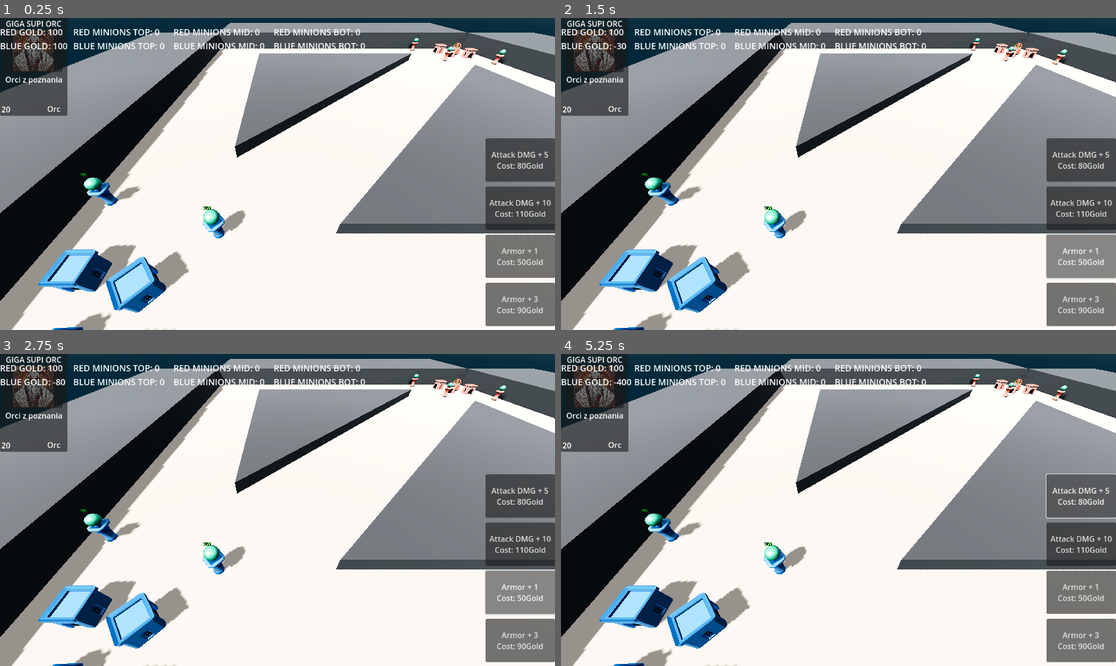
Above: before the commit, frames 1-4 (two rows, left to right).
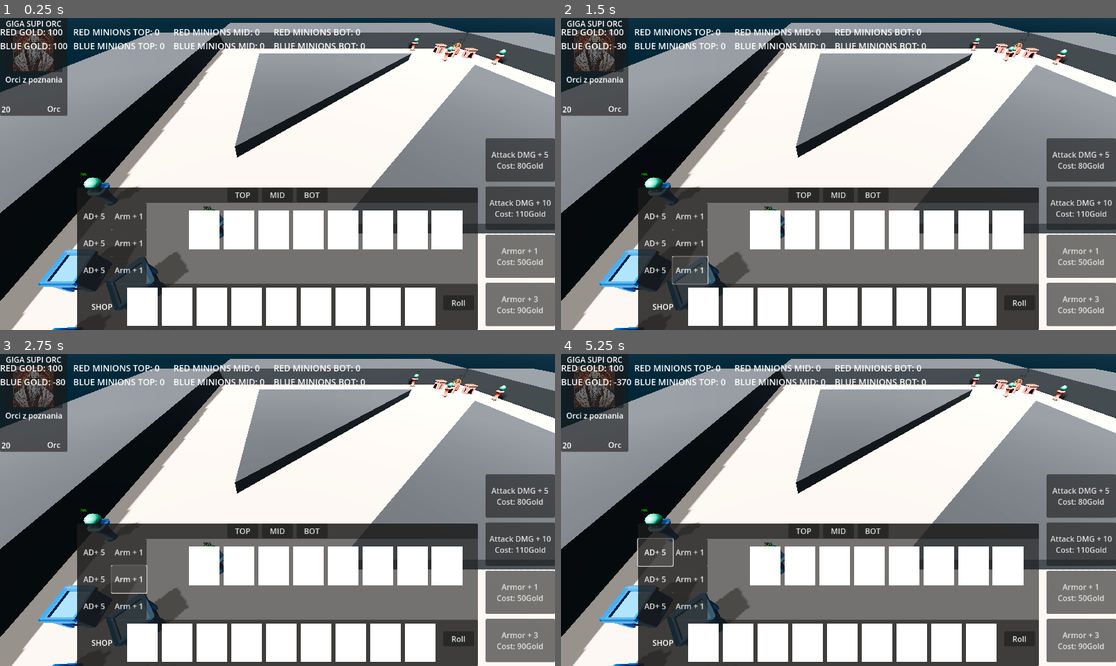
Above: after the commit, the same moments.

Repository: RadekGrzankowski/ChipsowyJam1
Game: Godot game, scene res://Scenes/Levels/wip_scene.tscn
Same seed, same stepped clock (60 frames per second), same inputs: the game is played once before the commit and once after it.
Inputs:
- Up to frame 1 (0.25 s): no input
- Up to frame 2 (1.5 s): click "Attack DMG + 5 Cost: 80Gold" at 0.5 s; click "Armor + 1 Cost: 50Gold" (after the commit: "Arm + 1") at 1.25 s
- Up to frame 3 (2.75 s): click "Armor + 1 Cost: 50Gold" (after the commit: "Arm + 1") at 2 s
- Up to frame 4 (5.25 s): click "Armor + 3 Cost: 90Gold" (after the commit: "Arm + 1") at 2.75 s; click "Attack DMG + 5 Cost: 80Gold" (after the commit: "AD+ 5") at 3.5 s; click "Attack DMG + 5 Cost: 80Gold" (after the commit: "AD+ 5") at 4.25 s; click "Attack DMG + 5 Cost: 80Gold" (after the commit: "AD+ 5") at 5 s

The runs differ from the first frame. In frame 1, 23% of the frame differs, in the area x 13-87%, y 54-100%; in frame 2, 23%; in frame 3, 23%; in frame 4, 24%, in the area x 10-100%, y 8-100%.

Commit message:
Prototype UI and WSAD camera movement

Diff:
--- a/ChipsowyJam/Scenes/HUD.tscn
+++ b/ChipsowyJam/Scenes/HUD.tscn
@@ -1,12 +1,14 @@
-[gd_scene load_steps=9 format=3 uid="uid://0cdht6xykwu7"]
+[gd_scene load_steps=10 format=3 uid="uid://0cdht6xykwu7"]
 
 [ext_resource type="Script" path="res://Scripts/spawn_manager.gd" id="1_bvj0y"]
 [ext_resource type="PackedScene" uid="uid://c8riyqts5q1cc" path="res://Scenes/Assets/Mobs/ranged_minion.tscn" id="3_nfw86"]
 [ext_resource type="PackedScene" uid="uid://chf01dp46evdy" path="res://Scenes/Assets/Mobs/melee_minion.tscn" id="4_qa1mu"]
 [ext_resource type="Script" path="res://Scripts/GameUIManager.gd" id="4_v33no"]
-[ext_resource type="Resource" uid="uid://c4jxg1kfqxv83" path="res://Scenes/Assets/Cards/orc_1.tres" id="5_f0jaq"]
-[ext_resource type="PackedScene" uid="uid://bpcf3shjxg2ll" path="res://Scenes/Assets/Cards/card.tscn" id="5_k520t"]
-[ext_resource type="Resource" uid="uid://dyyyn6x6h1ypo" path="res://Scenes/Assets/Cards/orc_2.tres" id="6_xm824"]
+[ext_resource type="Resource" uid="uid://bi16gqmp2nk0x" path="res://Scenes/Assets/Cards/orc_1.tres" id="5_f0jaq"]
+[ext_resource type="PackedScene" path="res://Scenes/Assets/Cards/card.tscn" id="5_k520t"]
+[ext_resource type="Resource" path="res://Scenes/Assets/Cards/orc_2.tres" id="6_xm824"]
+
+[sub_resource type="CanvasTexture" id="CanvasTexture_6okh6"]
 
 [sub_resource type="LabelSettings" id="LabelSettings_tnijv"]
 font_size = 18
@@ -25,6 +27,300 @@
 card_scene = ExtResource("5_k520t")
 
 [node name="HUD" type="Node2D" parent="GameUIManager"]
+
+[node name="CanvasLayer" type="CanvasLayer" parent="GameUIManager/HUD"]
+
+[node name="UI" type="Control" parent="GameUIManager/HUD/CanvasLayer"]
+layout_mode = 3
+anchor_left = 0.5
+anchor_top = 1.0
+anchor_right = 0.5
+anchor_bottom = 1.0
+offset_left = -576.0
+offset_top = -648.0
+offset_right = -576.0
+offset_bottom = -648.0
+grow_horizontal = 2
+grow_vertical = 0
+size_flags_horizontal = 4
+size_flags_vertical = 8
+metadata/_edit_use_anchors_ = true
+
+[node name="TopPanel" type="Panel" parent="GameUIManager/HUD/CanvasLayer/UI"]
+offset_left = 160.0
+offset_top = 352.0
+offset_right = 992.0
+offset_bottom = 648.0
+
+[node name="TopCard8" type="TextureRect" parent="GameUIManager/HUD/CanvasLayer/UI/TopPanel"]
+offset_left = 736.0
+offset_top = 48.0
+offset_right = 800.0
+offset_bottom = 128.0
+texture = SubResource("CanvasTexture_6okh6")
+
+[node name="TopCard7" type="TextureRect" parent="GameUIManager/HUD/CanvasLayer/UI/TopPanel"]
+offset_left = 664.0
+offset_top = 48.0
+offset_right = 728.0
+offset_bottom = 128.0
+texture = SubResource("CanvasTexture_6okh6")
+
+[node name="TopCard6" type="TextureRect" parent="GameUIManager/HUD/CanvasLayer/UI/TopPanel"]
+offset_left = 592.0
+offset_top = 48.0
+offset_right = 656.0
+offset_bottom = 128.0
+texture = SubResource("CanvasTexture_6okh6")
+
+[node name="TopCard5" type="TextureRect" parent="GameUIManager/HUD/CanvasLayer/UI/TopPanel"]
+offset_left = 520.0
+offset_top = 48.0
+offset_right = 584.0
+offset_bottom = 128.0
+texture = SubResource("CanvasTexture_6okh6")
+
+[node name="TopCard4" type="TextureRect" parent="GameUIManager/HUD/CanvasLayer/UI/TopPanel"]
+offset_left = 448.0
+offset_top = 48.0
+offset_right = 512.0
+offset_bottom = 128.0
+texture = SubResource("CanvasTexture_6okh6")
+
+[node name="TopCard3" type="TextureRect" parent="GameUIManager/HUD/CanvasLayer/UI/TopPanel"]
+offset_left = 376.0
+offset_top = 48.0
+offset_right = 440.0
+offset_bottom = 128.0
+texture = SubResource("CanvasTexture_6okh6")
+
+[node name="TopCard2" type="TextureRect" parent="GameUIManager/HUD/CanvasLayer/UI/TopPanel"]
+offset_left = 304.0
+offset_top = 48.0
+offset_right = 368.0
+offset_bottom = 128.0
+texture = SubResource("CanvasTexture_6okh6")
+
+[node name="TopCard1" type="TextureRect" parent="GameUIManager/HUD/CanvasLayer/UI/TopPanel"]
+offset_left = 232.0
+offset_top = 48.0
+offset_right = 296.0
+offset_bottom = 128.0
+texture = SubResource("CanvasTexture_6okh6")
+
+[node name="Armor1" type="Button" parent="GameUIManager/HUD/CanvasLayer/UI/TopPanel"]
+layout_mode = 1
+anchors_preset = 3
+anchor_left = 1.0
+anchor_top = 1.0
+anchor_right = 1.0
+anchor_bottom = 1.0
+offset_left = -760.0
+offset_top = -152.0
+offset_right = -688.0
+offset_bottom = -96.0
+grow_horizontal = 0
+grow_vertical = 0
+text = "Arm + 1
+"
+
+[node name="Armor2" type="Button" parent="GameUIManager/HUD/CanvasLayer/UI/TopPanel"]
+layout_mode = 1
+anchors_preset = 3
+anchor_left = 1.0
+anchor_top = 1.0
+anchor_right = 1.0
+anchor_bottom = 1.0
+offset_left = -760.0
+offset_top = -208.0
+offset_right = -688.0
+offset_bottom = -152.0
+grow_horizontal = 0
+grow_vertical = 0
+text = "Arm + 1
+"
+
+[node name="Armor3" type="Button" parent="GameUIManager/HUD/CanvasLayer/UI/TopPanel"]
+layout_mode = 1
+anchors_preset = 3
+anchor_left = 1.0
+anchor_top = 1.0
+anchor_right = 1.0
+anchor_bottom = 1.0
+offset_left = -760.0
+offset_top = -264.0
+offset_right = -688.0
+offset_bottom = -208.0
+grow_horizontal = 0
+grow_vertical = 0
+text = "Arm + 1
+"
+
+[node name="Attack5" type="Button" parent="GameUIManager/HUD/CanvasLayer/UI/TopPanel"]
+layout_mode = 1
+anchors_preset = 3
+anchor_left = 1.0
+anchor_top = 1.0
+anchor_right = 1.0
+anchor_bottom = 1.0
+offset_left = -832.0
+offset_top = -152.0
+offset_right = -760.0
+offset_bottom = -96.0
+grow_horizontal = 0
+grow_vertical = 0
+text = "AD+ 5"
+
+[node name="Attack6" type="Button" parent="GameUIManager/HUD/CanvasLayer/UI/TopPanel"]
+layout_mode = 1
+anchors_preset = 3
+anchor_left = 1.0
+anchor_top = 1.0
+anchor_right = 1.0
+anchor_bottom = 1.0
+offset_left = -832.0
+offset_top = -208.0
+offset_right = -760.0
+offset_bottom = -152.0
+grow_horizontal = 0
+grow_vertical = 0
+text = "AD+ 5"
+
+[node name="Attack7" type="Button" parent="GameUIManager/HUD/CanvasLayer/UI/TopPanel"]
+layout_mode = 1
+anchors_preset = 3
+anchor_left = 1.0
+anchor_top = 1.0
+anchor_right = 1.0
+anchor_bottom = 1.0
+offset_left = -832.0
+offset_top = -264.0
+offset_right = -760.0
+offset_bottom = -208.0
+grow_horizontal = 0
+grow_vertical = 0
+text = "AD+ 5"
+
+[node name="ShopPanel" type="Panel" parent="GameUIManager/HUD/CanvasLayer/UI"]
+offset_left = 160.0
+offset_top = 552.0
+offset_right = 992.0
+offset_bottom = 648.0
+
+[node name="RollButton" type="Button" parent="GameUIManager/HUD/CanvasLayer/UI/ShopPanel"]
+layout_mode = 0
+offset_left = 760.0
+offset_top = 24.0
+offset_right = 824.0
+offset_bottom = 55.0
+text = "Roll"
+
+[node name="Card9" type="TextureRect" parent="GameUIManager/HUD/CanvasLayer/UI/ShopPanel"]
+layout_mode = 0
+offset_left = 680.0
+offset_top = 8.0
+offset_right = 744.0
+offset_bottom = 88.0
+texture = SubResource("CanvasTexture_6okh6")
+
+[node name="Card8" type="TextureRect" parent="GameUIManager/HUD/CanvasLayer/UI/ShopPanel"]
+layout_mode = 0
+offset_left = 608.0
+offset_top = 8.0
+offset_right = 672.0
+offset_bottom = 88.0
+texture = SubResource("CanvasTexture_6okh6")
+
+[node name="Card7" type="TextureRect" parent="GameUIManager/HUD/CanvasLayer/UI/ShopPanel"]
+layout_mode = 0
+offset_left = 536.0
+offset_top = 8.0
+offset_right = 600.0
+offset_bottom = 88.0
+texture = SubResource("CanvasTexture_6okh6")
+
+[node name="Card6" type="TextureRect" parent="GameUIManager/HUD/CanvasLayer/UI/ShopPanel"]
+layout_mode = 0
+offset_left = 464.0
+offset_top = 8.0
+offset_right = 528.0
+offset_bottom = 88.0
+texture = SubResource("CanvasTexture_6okh6")
+
+[node name="Card5" type="TextureRect" parent="GameUIManager/HUD/CanvasLayer/UI/ShopPanel"]
+layout_mode = 0
+offset_left = 392.0
+offset_top = 8.0
+offset_right = 456.0
+offset_bottom = 88.0
+texture = SubResource("CanvasTexture_6okh6")
+
+[node name="Card4" type="TextureRect" parent="GameUIManager/HUD/CanvasLayer/UI/ShopPanel"]
+layout_mode = 0
+offset_left = 320.0
+offset_top = 8.0
+offset_right = 384.0
+offset_bottom = 88.0
+texture = SubResource("CanvasTexture_6okh6")
+
+[node name="Card3" type="TextureRect" parent="GameUIManager/HUD/CanvasLayer/UI/ShopPanel"]
+layout_mode = 0
+offset_left = 248.0
+offset_top = 8.0
+offset_right = 312.0
+offset_bottom = 88.0
+texture = SubResource("CanvasTexture_6okh6")
+
+[node name="Card2" type="TextureRect" parent="GameUIManager/HUD/CanvasLayer/UI/ShopPanel"]
+layout_mode = 0
+offset_left = 176.0
+offset_top = 8.0
+offset_right = 240.0
+offset_bottom = 88.0
+texture = SubResource("CanvasTexture_6okh6")
+
+[node name="Card1" type="TextureRect" parent="GameUIManager/HUD/CanvasLayer/UI/ShopPanel"]
+layout_mode = 0
+offset_left = 104.0
+offset_top = 8.0
+offset_right = 168.0
+offset_bottom = 88.0
+texture = SubResource("CanvasTexture_6okh6")
+
+[node name="Label" type="Label" parent="GameUIManager/HUD/CanvasLayer/UI/ShopPanel"]
+layout_mode = 0
+offset_right = 104.0
+offset_bottom = 96.0
+text = "SHOP"
+horizontal_alignment = 1
+vertical_alignment = 1
+
+[node name="TabsPanel" type="Panel" parent="GameUIManager/HUD/CanvasLayer/UI"]
+offset_left = 160.0
+offset_top = 352.0
+offset_right = 992.0
+offset_bottom = 384.0
+
+[node name="TopTab" type="Button" parent="GameUIManager/HUD/CanvasLayer/UI/TabsPanel"]
+layout_mode = 0
+offset_left = 312.0
+offset_right = 376.0
+offset_bottom = 31.0
+text = "TOP"
+
+[node name="MidTab" type="Button" parent="GameUIManager/HUD/CanvasLayer/UI/TabsPanel"]
+layout_mode = 0
+offset_left = 384.0
+offset_right = 448.0
+offset_bottom = 31.0
+text = "MID"
+
+[node name="BotTab" type="Button" parent="GameUIManager/HUD/CanvasLayer/UI/TabsPanel"]
+layout_mode = 0
+offset_left = 456.0
+offset_right = 520.0
+offset_bottom = 31.0
+text = "BOT"
 
 [node name="Labels" type="CanvasLayer" parent="GameUIManager/HUD"]
 
@@ -531,6 +827,12 @@
 one_shot = true
 autostart = true
 
+[connection signal="pressed" from="GameUIManager/HUD/CanvasLayer/UI/TopPanel/Armor1" to="GameUIManager" method="_on_armor_5_pressed"]
+[connection signal="pressed" from="GameUIManager/HUD/CanvasLayer/UI/TopPanel/Armor2" to="GameUIManager" method="_on_armor_5_pressed"]
+[connection signal="pressed" from="GameUIManager/HUD/CanvasLayer/UI/TopPanel/Armor3" to="GameUIManager" method="_on_armor_5_pressed"]
+[connection signal="pressed" from="GameUIManager/HUD/CanvasLayer/UI/TopPanel/Attack5" to="GameUIManager" method="_on_attack_5_pressed"]
+[connection signal="pressed" from="GameUIManager/HUD/CanvasLayer/UI/TopPanel/Attack6" to="GameUIManager" method="_on_attack_5_pressed"]
+[connection signal="pressed" from="GameUIManager/HUD/CanvasLayer/UI/TopPanel/Attack7" to="GameUIManager" method="_on_attack_5_pressed"]
 [connection signal="pressed" from="GameUIManager/HUD/Buttons/Attack5" to="GameUIManager" method="_on_attack_5_pressed"]
 [connection signal="pressed" from="GameUIManager/HUD/Buttons/Attack10" to="GameUIManager" method="_on_attack_10_pressed"]
 [connection signal="pressed" from="GameUIManager/HUD/Buttons/Armor1" to="GameUIManager" method="_on_armor_5_pressed"]
--- a/ChipsowyJam/project.godot
+++ b/ChipsowyJam/project.godot
@@ -28,21 +28,25 @@
 move_right={
 "deadzone": 0.5,
 "events": [Object(InputEventKey,"resource_local_to_scene":false,"resource_name":"","device":0,"window_id":0,"alt_presse …(181 unchanged characters)…
+, Object(InputEventKey,"resource_local_to_scene":false,"resource_name":"","device":-1,"window_id":0,"alt_pressed":false,"shift_pressed":false,"ctrl_pressed":false,"meta_pressed":false,"pressed":false,"keycode":0,"physical_keycode":68,"key_label":0,"unicode":100,"echo":false,"script":null)
 ]
 }
 move_left={
 "deadzone": 0.5,
 "events": [Object(InputEventKey,"resource_local_to_scene":false,"resource_name":"","device":0,"window_id":0,"alt_presse …(181 unchanged characters)…
+, Object(InputEventKey,"resource_local_to_scene":false,"resource_name":"","device":-1,"window_id":0,"alt_pressed":false,"shift_pressed":false,"ctrl_pressed":false,"meta_pressed":false,"pressed":false,"keycode":0,"physical_keycode":65,"key_label":0,"unicode":97,"echo":false,"script":null)
 ]
 }
 move_up={
 "deadzone": 0.5,
 "events": [Object(InputEventKey,"resource_local_to_scene":false,"resource_name":"","device":0,"window_id":0,"alt_presse …(181 unchanged characters)…
+, Object(InputEventKey,"resource_local_to_scene":false,"resource_name":"","device":-1,"window_id":0,"alt_pressed":false,"shift_pressed":false,"ctrl_pressed":false,"meta_pressed":false,"pressed":false,"keycode":0,"physical_keycode":87,"key_label":0,"unicode":119,"echo":false,"script":null)
 ]
 }
 move_down={
 "deadzone": 0.5,
 "events": [Object(InputEventKey,"resource_local_to_scene":false,"resource_name":"","device":0,"window_id":0,"alt_presse …(181 unchanged characters)…
+, Object(InputEventKey,"resource_local_to_scene":false,"resource_name":"","device":-1,"window_id":0,"alt_pressed":false,"shift_pressed":false,"ctrl_pressed":false,"meta_pressed":false,"pressed":false,"keycode":0,"physical_keycode":83,"key_label":0,"unicode":115,"echo":false,"script":null)
 ]
 }
 mwheelup={
